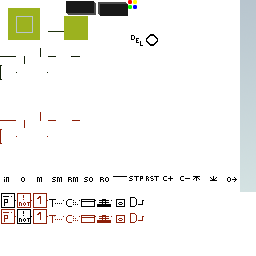
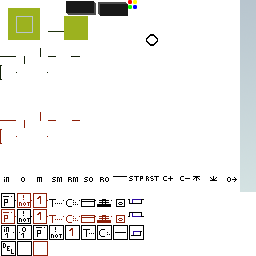
Revision of a layered 256 x 256 image; what changed, layer by layer:
added layer "Eingefügte Ebene" above "Ebene" over box(33, 241, 48, 256)
painted on "Ebene" over box(1, 35, 144, 256)
